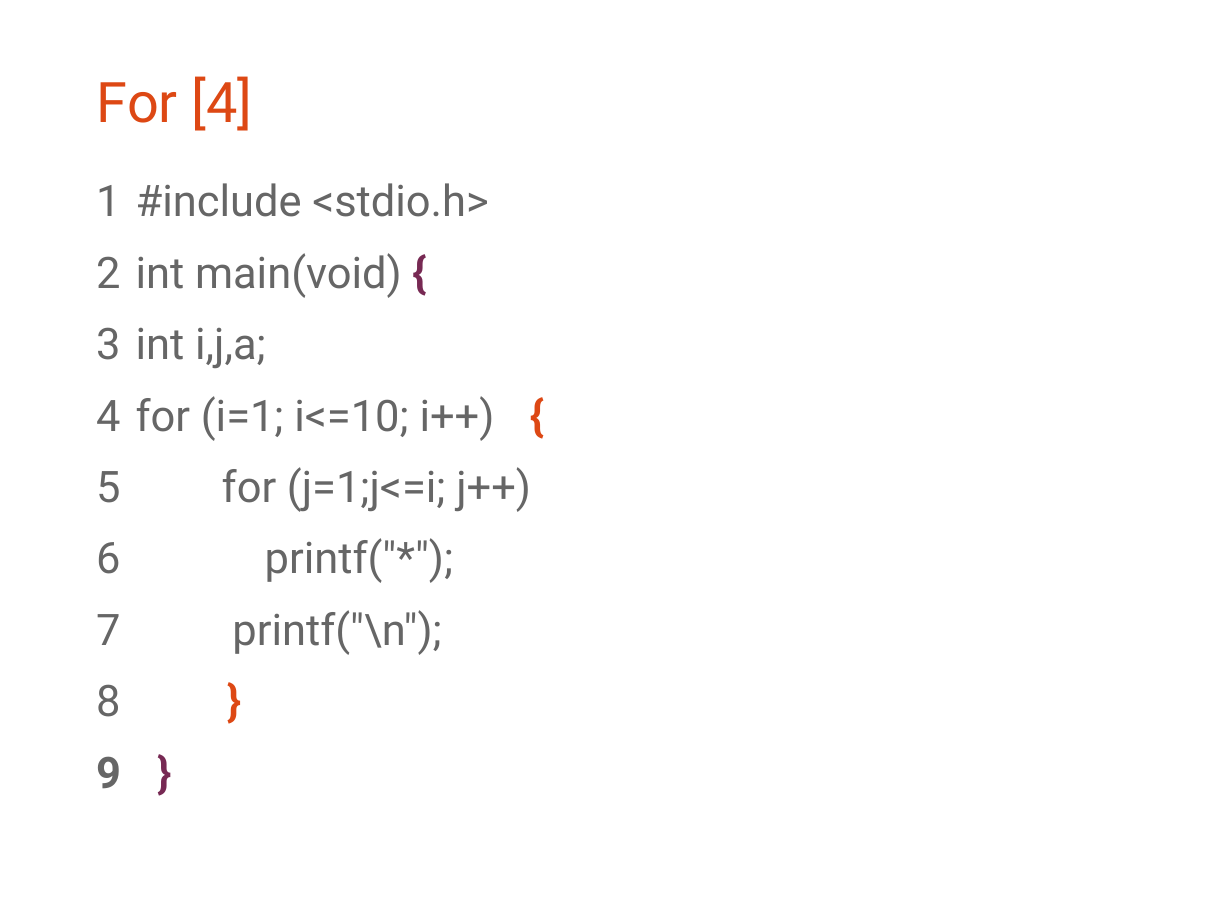
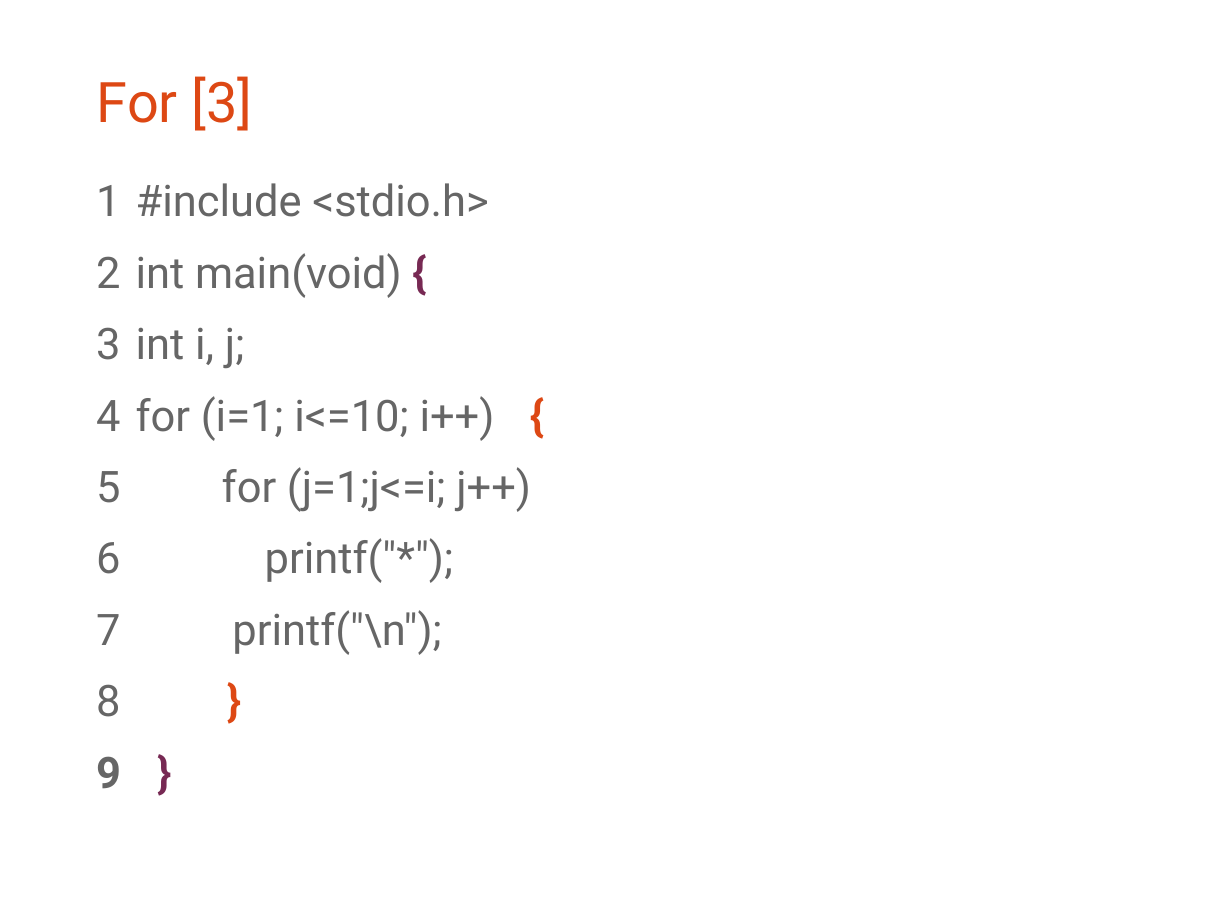
Before and after one commit to bagustris/prokom-tf, a slide deck: slide 21 of prokom1.odp (slide 18 before the commit). Drawn at 1232x924 pixels with LibreOffice and Linux fonts; fonts in the diff are those of the drawing. Boxes give left, top, right and bottom in pixels: in the first picture for what was removed or moved away, otherwise in the second. Text is boxed around its words. In the diff, an @@ line names an element or a change of style, - is before the commit and + after.

```diff
--- a/prokom1.odp
+++ b/prokom1.odp
@@ title at box(97, 76, 253, 131): text changed @@
-For [4]
+For [3]
@@ text at box(136, 327, 245, 368): text changed @@
-3 int i,j,a;
+3 int i, j;
```
Also in this commit, not shown: 4 other slides changed, 3 slides added, 18 other files.
